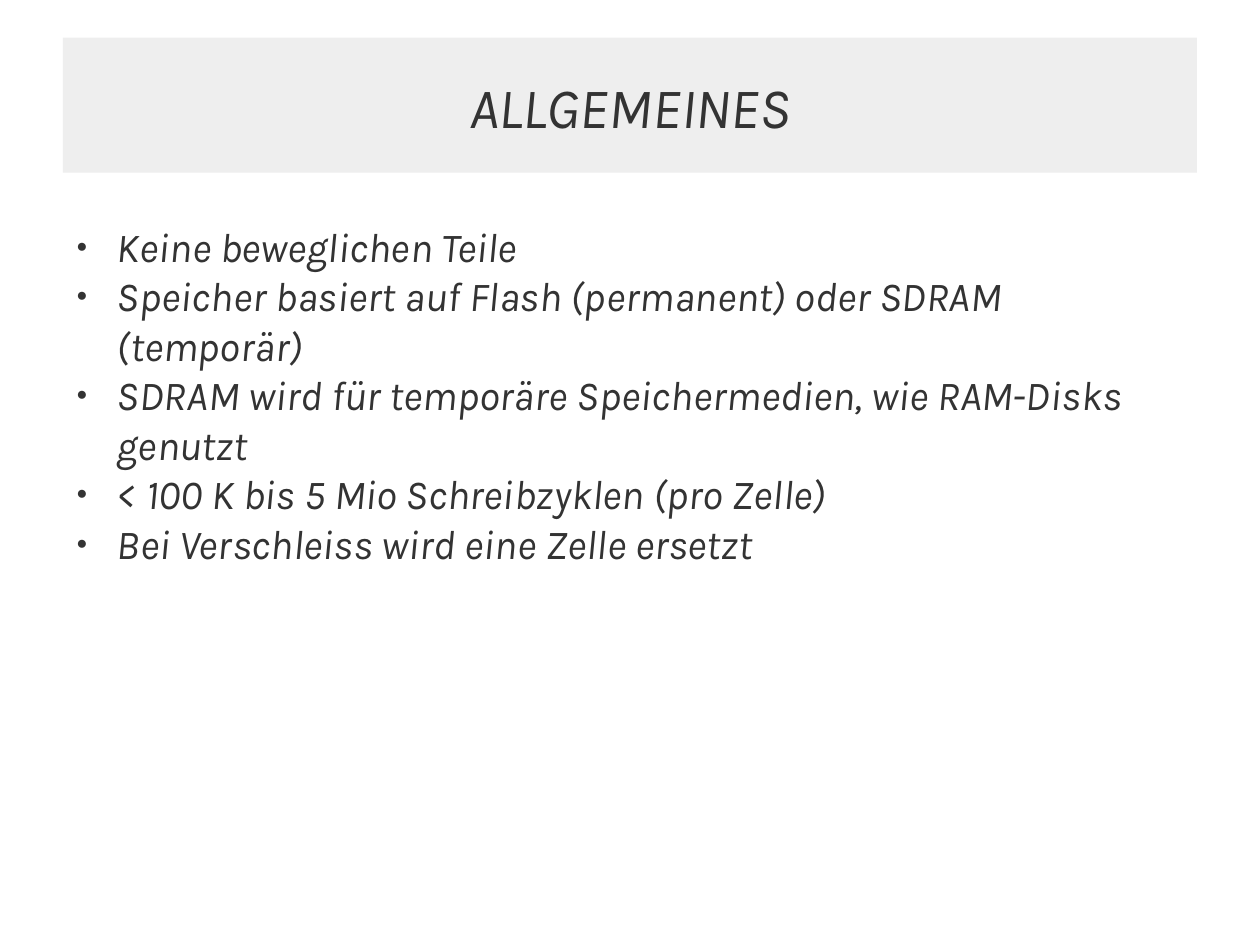
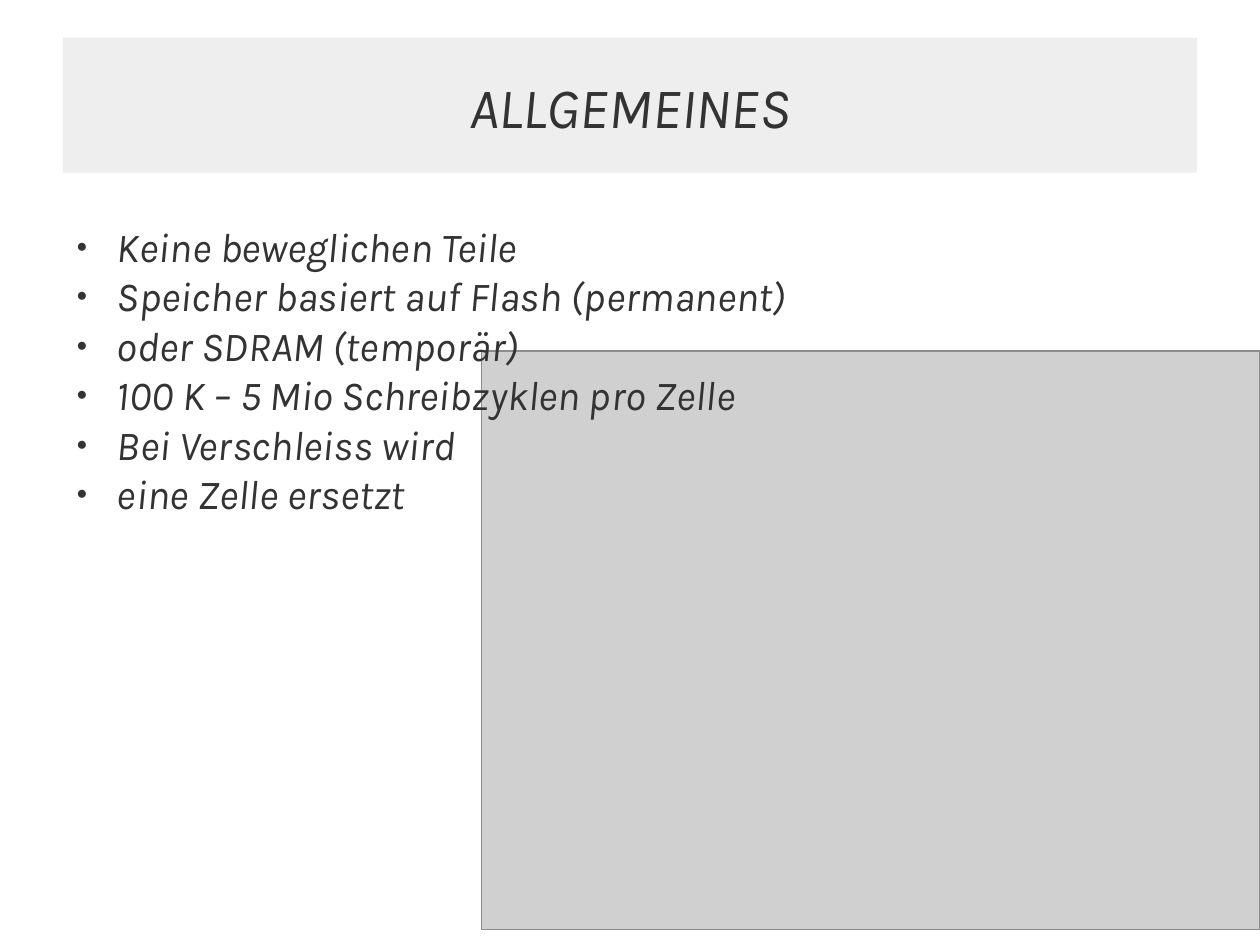
Before and after one commit to JMFootBallPlyr/Hard-drive-system-, a slide deck: slide 9 of WRK/presents/01 - types of drives/types of drives.odp (slide 12 before the commit). Drawn at 1260x945 pixels with LibreOffice and Linux fonts; fonts in the diff are those of the drawing; grey boxes stand for pictures. Boxes give left, top, right and bottom in pixels: in the first picture for what was removed or moved away, otherwise in the second. Text is boxed around its words. In the diff, an @@ line names an element or a change of style, - is before the commit and + after.

Commit message:
Updated TOD presentation.

```diff
--- a/WRK/presents/01 - types of drives/types of drives.odp
+++ b/WRK/presents/01 - types of drives/types of drives.odp
@@ text at box(117, 281, 786, 510): text changed @@
-● Speicher basiert auf Flash (permanent) oder SDRAM (temporär)
-● SDRAM wird für temporäre Speichermedien, wie RAM-Disks genutzt
-● < 100 K bis 5 Mio Schreibzyklen (pro Zelle)
-● Bei Verschleiss wird eine Zelle ersetzt
+● Speicher basiert auf Flash (permanent)
+● oder SDRAM (temporär)
+● 100 K – 5 Mio Schreibzyklen pro Zelle
+● Bei Verschleiss wird
+● eine Zelle ersetzt
@@ picture added at box(483, 351, 1260, 930) @@
```
Also in this commit, not shown: 5 other slides changed, 8 slides removed, 4 other files.
